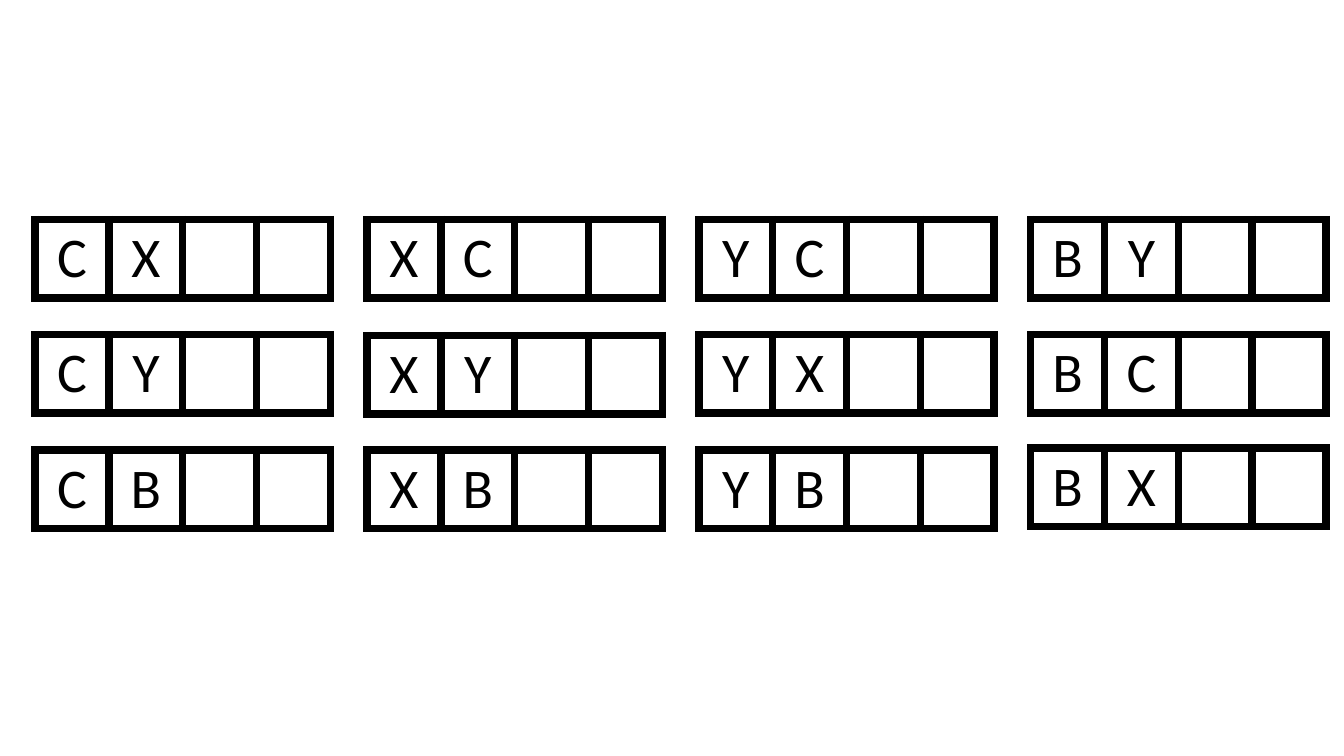
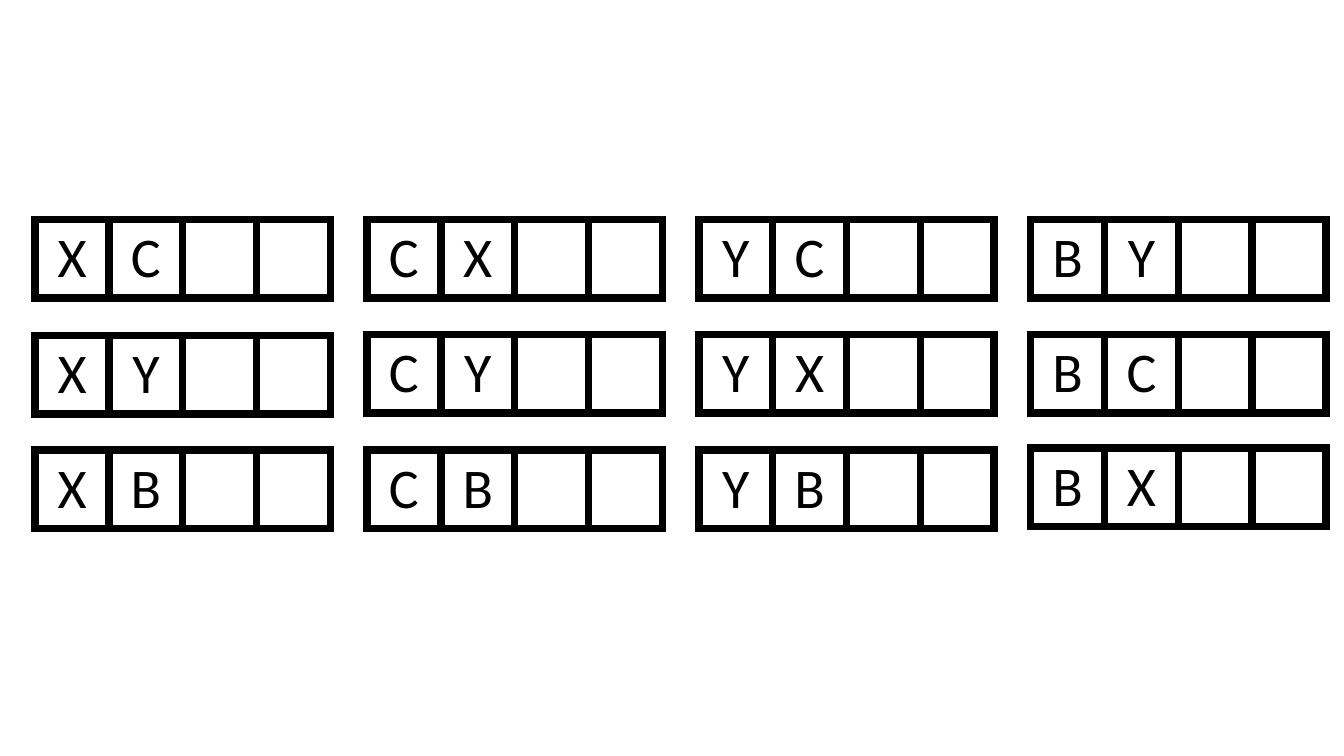
Before and after one commit to TheMysteriousHacker/TheMysteriousHacker.github.io, a slide deck: slide 4 of dismaths/binomial_theorem/binomial_theorem.pptx. Drawn at 1344x756 pixels with LibreOffice and Linux fonts; fonts in the diff are those of the drawing. Boxes give left, top, right and bottom in pixels: in the first picture for what was removed or moved away, otherwise in the second. Text is boxed around its words. In the diff, an @@ line names an element or a change of style, - is before the commit and + after.

```diff
--- a/dismaths/binomial_theorem/binomial_theorem.pptx
+++ b/dismaths/binomial_theorem/binomial_theorem.pptx
@@ 3 tables: place and size @@
-3 tables at <box>367,220,661,528</box>
+3 tables at <box>35,220,330,528</box>
@@ 3 tables: place and size @@
-3 tables at <box>35,220,330,528</box>
+3 tables at <box>367,220,661,528</box>
```
Also in this commit, not shown: 1 slide added, 5 other files.
